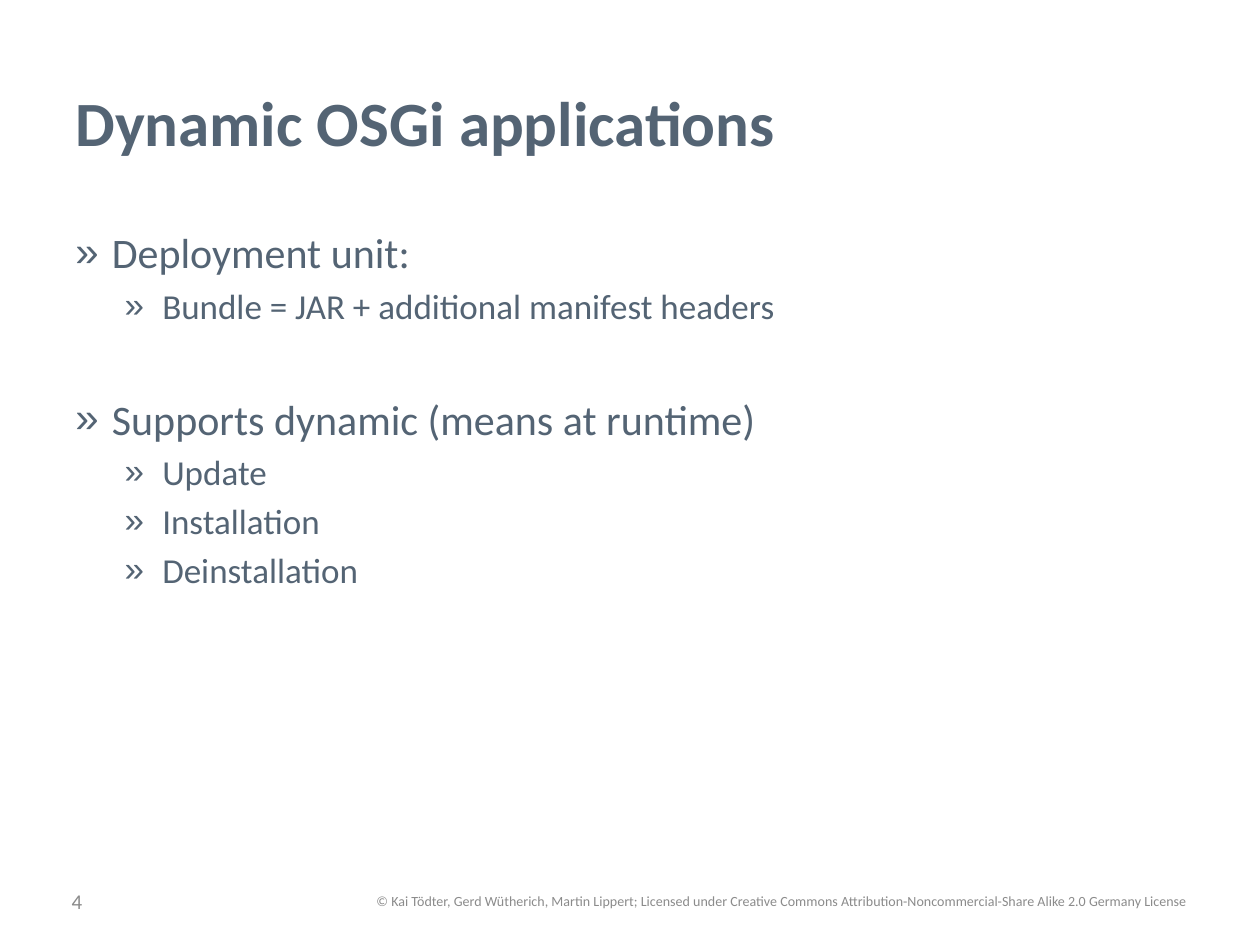
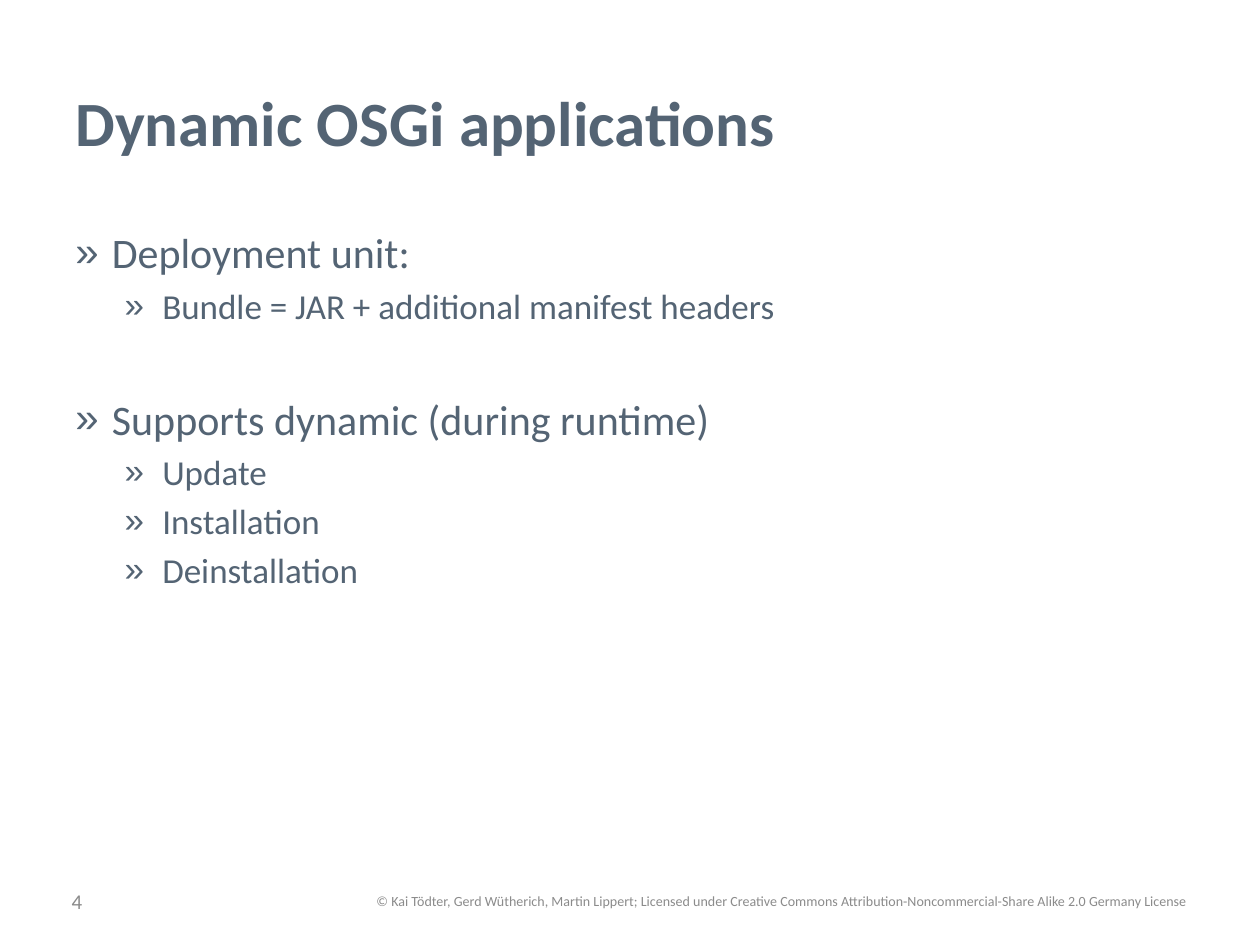
Before and after one commit to osgi-forks/osgi-person-manager, a slide deck: slide 4 of presentations/Patterns and Best Practices for dynamic OSGi Applications.pptx. Drawn at 1260x945 pixels with LibreOffice and Linux fonts; fonts in the diff are those of the drawing; background and template pictures are left out. Boxes give left, top, right and bottom in pixels: in the first picture for what was removed or moved away, otherwise in the second. Text is boxed around its words. In the diff, an @@ line names an element or a change of style, - is before the commit and + after.

```diff
--- a/presentations/Patterns and Best Practices for dynamic OSGi Applications.pptx
+++ b/presentations/Patterns and Best Practices for dynamic OSGi Applications.pptx
@@ text at (112,404,709,442): text changed @@
-» Supports dynamic (means at runtime)
+» Supports dynamic (during runtime)
```
Also in this commit, not shown: 11 other slides changed.
